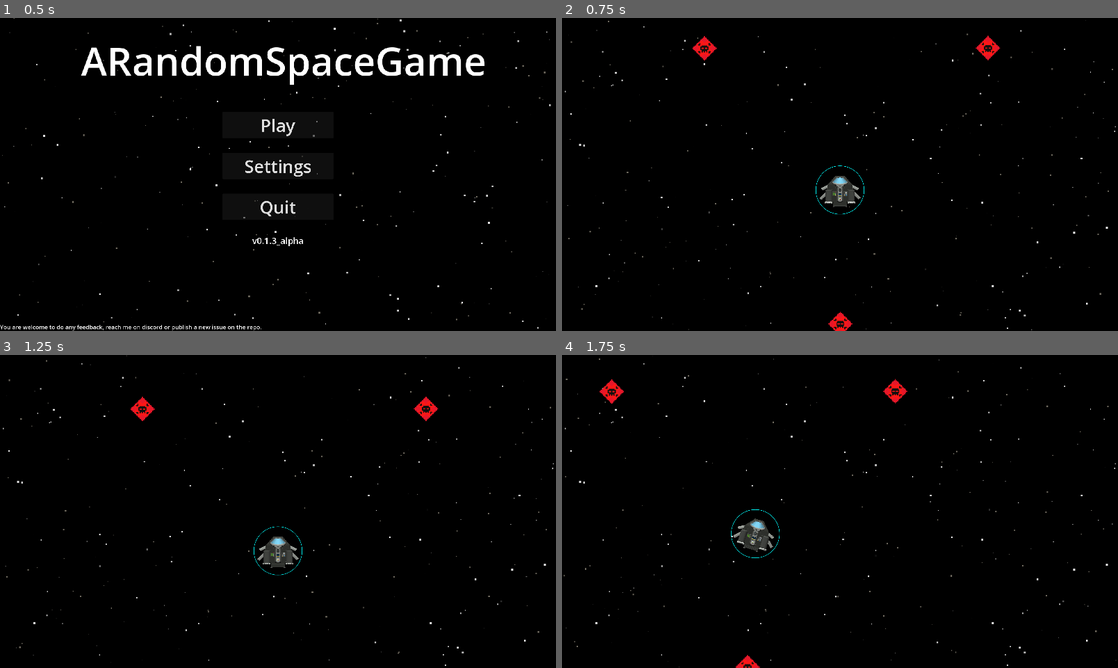
Above: before the commit, frames 1-4 (two rows, left to right).
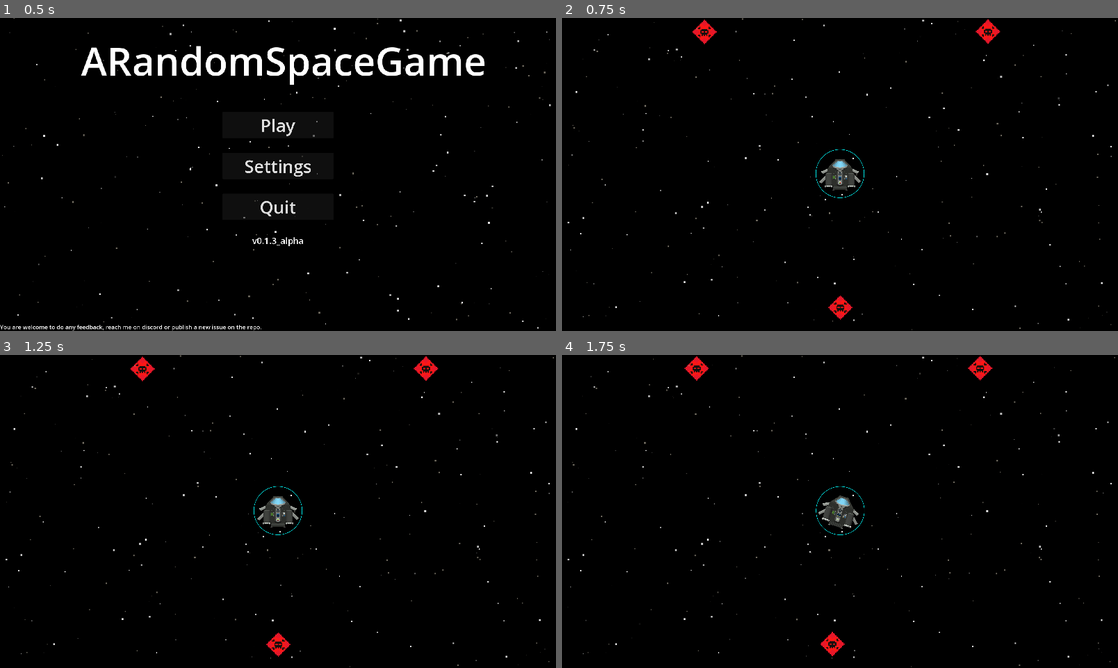
Above: after the commit, the same moments.

Repository: creusator/A_Random_Space_Game
Game: Godot game, scene res://UI/Menus/MainMenu/MainMenu.tscn
The game is run twice, just before and just after one commit, with the same random seed, the same clock (stepped at 60 frames per second) and the same inputs.
Inputs (mouse positions are in pixels of both pictures, inside the frame that each line leads up to):
- Up to frame 1 (0.5 s): no input
- Up to frame 2 (0.75 s): click "Play" at 0.5 s
- Up to frame 3 (1.25 s): no input
- Up to frame 4 (1.75 s): move the mouse to (962, 495) at 1.27 s; hold D (rotate_right) from 1.28 s (still down); hold Right mouse button (enable_precision_mode_hold) from 1.28 s (still down)

Frame 1 is identical in both runs. In frame 2, 2.1% of the frame differs, in the area x 0-100%, y 0-100%; in frame 3, 2.3%; in frame 4, 2.4%.

Commit message:
Started thruster vfx
-Jet like configurable particles2D

Diff:
--- a/Entities/Ships/NorikerMKI/ShipComponents/InternalComponents/ShieldGenerator/NorikerShieldGenerator.tscn
+++ b/Entities/Ships/NorikerMKI/ShipComponents/InternalComponents/ShieldGenerator/NorikerShieldGenerator.tscn
@@ -13,7 +13,10 @@
 shader_parameter/new_highlighted_color1 = Color(0, 1.9711775, 2.844042, 1)
 shader_parameter/highlighted_color2 = Color(0, 0, 0, 1)
 shader_parameter/new_highlighted_color2 = Color(0, 0, 0, 1)
+shader_parameter/highlighted_color3 = Color(0, 0, 0, 1)
+shader_parameter/new_highlighted_color3 = Color(0, 0, 0, 1)
 shader_parameter/intensity = 0.2999999932944
+shader_parameter/change_per_second = 0.0
 shader_parameter/is_active = false
 shader_parameter/pulse_mode = true
 shader_parameter/random_mode = false
--- a/Entities/Ships/NorikerMKI/ShipComponents/StructuralComponents/Thrusters/NorikerMainThruster.tscn
+++ b/Entities/Ships/NorikerMKI/ShipComponents/StructuralComponents/Thrusters/NorikerMainThruster.tscn
@@ -27,3 +27,7 @@
 
 [node name="HealthComponent" parent="." index="2"]
 max_health = 1
+
+[node name="GPUParticles2D" parent="." index="3"]
+position = Vector2(0, 17)
+scale = Vector2(40, 30)
--- a/Entities/Ships/NorikerMKI/ShipComponents/StructuralComponents/Thrusters/NorikerSmallThruster.tscn
+++ b/Entities/Ships/NorikerMKI/ShipComponents/StructuralComponents/Thrusters/NorikerSmallThruster.tscn
@@ -27,3 +27,6 @@
 
 [node name="HealthComponent" parent="." index="2"]
 max_health = 1
+
+[node name="GPUParticles2D" parent="." index="3"]
+scale = Vector2(11, 10)
--- a/Entities/Ships/Template/ShipComponents/StructuralComponents/Thruster/Thruster.tscn
+++ b/Entities/Ships/Template/ShipComponents/StructuralComponents/Thruster/Thruster.tscn
@@ -1,8 +1,9 @@
-[gd_scene load_steps=4 format=3 uid="uid://qvup2bngmsmd"]
+[gd_scene load_steps=5 format=3 uid="uid://qvup2bngmsmd"]
 
 [ext_resource type="Script" uid="uid://b7pe1pl1uxtog" path="res://Entities/Ships/Template/ShipComponents/StructuralComponents/Thruster/Thruster.gd" id="1_jr0pn"]
 [ext_resource type="Script" uid="uid://6beojrehdnyn" path="res://Components/HurtboxComponent.gd" id="2_gvne8"]
 [ext_resource type="Script" uid="uid://6tpqi5irmclb" path="res://Components/HealthComponent.gd" id="3_w181w"]
+[ext_resource type="PackedScene" uid="uid://gig6ec6vjtto" path="res://Scripts/VFX/ThrusterVFX/ThrusterExhaustParticles.tscn" id="4_f4nsv"]
 
 [node name="Thruster" type="Node2D"]
 script = ExtResource("1_jr0pn")
@@ -17,3 +18,5 @@
 [node name="HealthComponent" type="Node" parent="."]
 script = ExtResource("3_w181w")
 metadata/_custom_type_script = "uid://6tpqi5irmclb"
+
+[node name="GPUParticles2D" parent="." instance=ExtResource("4_f4nsv")]
--- a/Game.tscn
+++ b/Game.tscn
@@ -18,6 +18,7 @@
 process_callback = 0
 script = ExtResource("4_sb48q")
 target = NodePath("../NorikerMKI")
+mode = 0
 camera_smooth_speed = 5.0
 zoom_speed = 4.0
 max_zoom = 5.0
--- /dev/null
+++ b/Scripts/VFX/ThrusterVFX/ThrusterExhaustParticles.tscn
@@ -0,0 +1,59 @@
+[gd_scene load_steps=9 format=3 uid="uid://gig6ec6vjtto"]
+
+[sub_resource type="CanvasItemMaterial" id="CanvasItemMaterial_1shw8"]
+blend_mode = 1
+light_mode = 1
+
+[sub_resource type="Gradient" id="Gradient_1shw8"]
+offsets = PackedFloat32Array(1)
+colors = PackedColorArray(1, 0.62458503, 0, 0.066)
+
+[sub_resource type="GradientTexture2D" id="GradientTexture2D_f4nsv"]
+gradient = SubResource("Gradient_1shw8")
+width = 1
+height = 1
+
+[sub_resource type="Gradient" id="Gradient_f4nsv"]
+offsets = PackedFloat32Array(0.2421875, 0.7109375)
+colors = PackedColorArray(0, 0, 0, 1, 1, 0.7923846, 0, 1)
+
+[sub_resource type="GradientTexture1D" id="GradientTexture1D_nc3ed"]
+gradient = SubResource("Gradient_f4nsv")
+
+[sub_resource type="Curve" id="Curve_1shw8"]
+_data = [Vector2(0, 0.30337083), 0.0, 0.0, 0, 0, Vector2(0.42857146, 1), 0.0, 0.0, 0, 0, Vector2(1, 0.24719107), 0.0, 0.0, 0, 0]
+point_count = 3
+
+[sub_resource type="CurveTexture" id="CurveTexture_f4nsv"]
+curve = SubResource("Curve_1shw8")
+
+[sub_resource type="ParticleProcessMaterial" id="ParticleProcessMaterial_wm5ug"]
+particle_flag_disable_z = true
+angle_min = 1.0728835e-05
+angle_max = 360.00003
+direction = Vector3(0, 1, 0)
+spread = 0.0
+initial_velocity_min = 1.0
+initial_velocity_max = 4.0
+angular_velocity_min = -1.6093254e-05
+angular_velocity_max = 39.999985
+gravity = Vector3(0, 0, 0)
+linear_accel_min = 0.99999774
+linear_accel_max = 4.9999976
+scale_min = 0.099999994
+scale_max = 0.5
+scale_curve = SubResource("CurveTexture_f4nsv")
+color_initial_ramp = SubResource("GradientTexture1D_nc3ed")
+hue_variation_min = -2.2351742e-08
+hue_variation_max = -2.2351742e-08
+
+[node name="GPUParticles2D" type="GPUParticles2D"]
+material = SubResource("CanvasItemMaterial_1shw8")
+scale = Vector2(10, 10)
+amount = 200
+texture = SubResource("GradientTexture2D_f4nsv")
+lifetime = 0.3
+randomness = 1.0
+local_coords = true
+trail_enabled = true
+process_material = SubResource("ParticleProcessMaterial_wm5ug")
